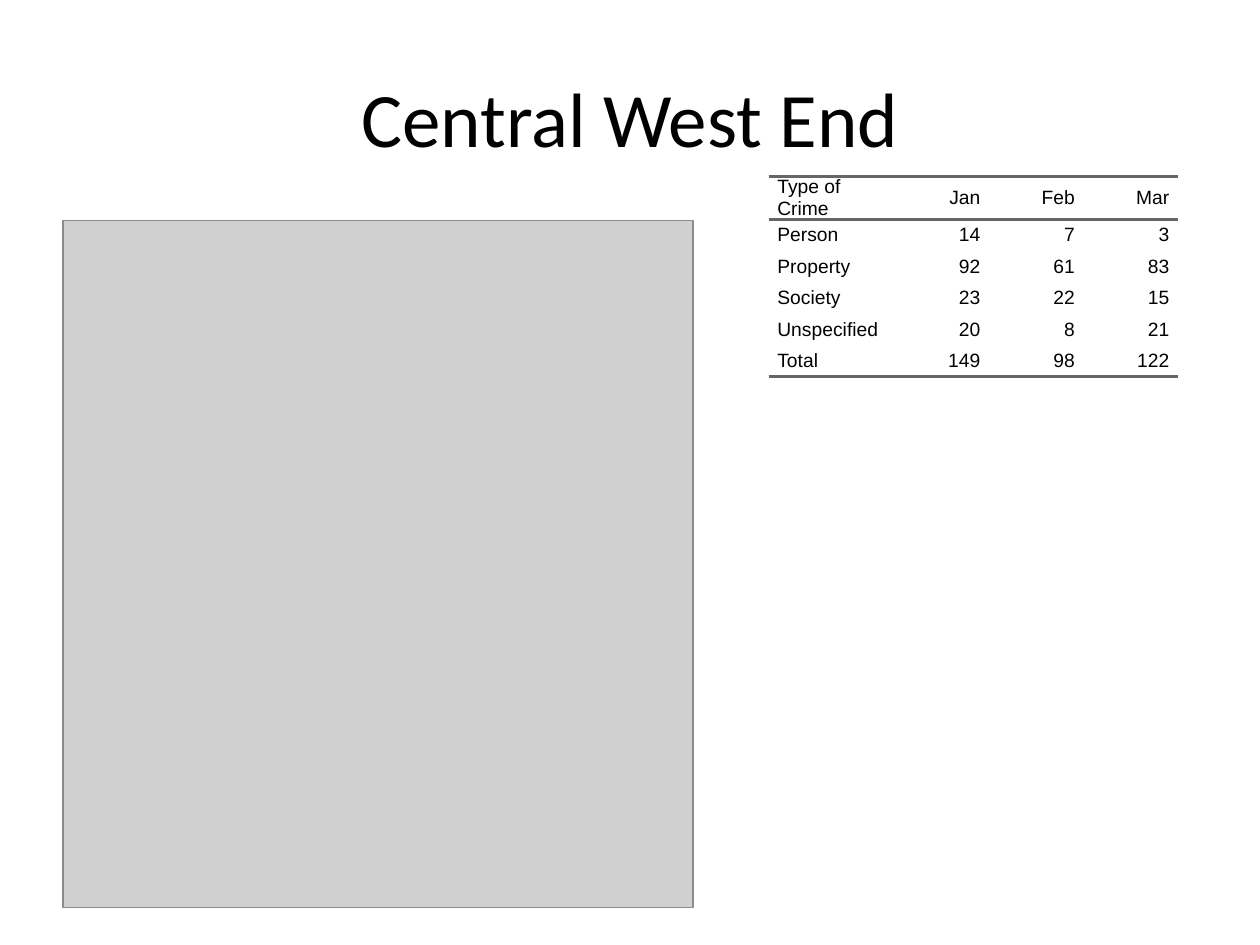
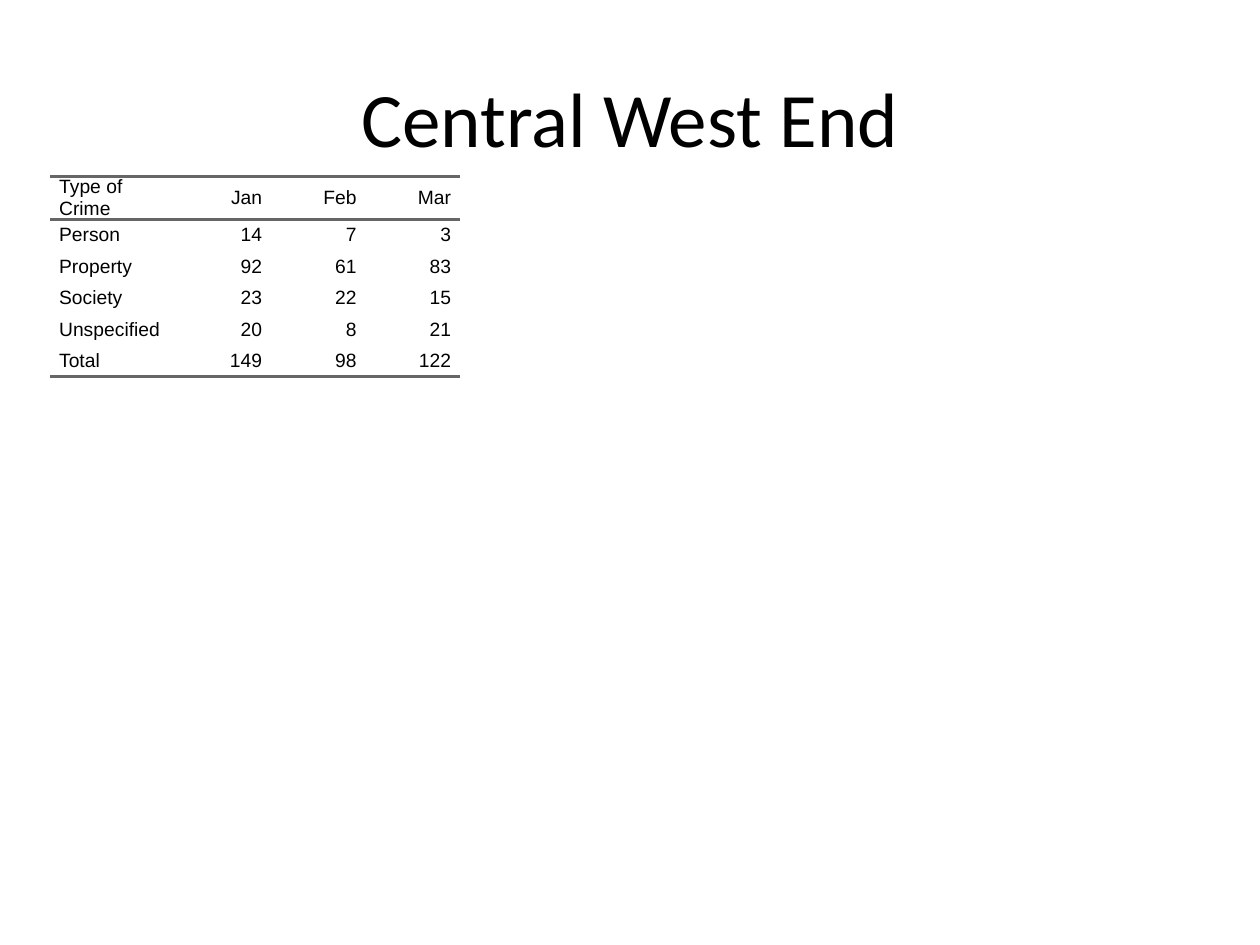
Before and after one commit to wumcrc/monthly-crime-reports, a slide deck: slide 13 of NIBRS/results/test.pptx (slide 12 before the commit). Drawn at 1260x945 pixels with LibreOffice and Linux fonts; fonts in the diff are those of the drawing; grey boxes stand for pictures. Boxes give left, top, right and bottom in pixels: in the first picture for what was removed or moved away, otherwise in the second. Text is boxed around its words. In the diff, an @@ line names an element or a change of style, - is before the commit and + after.

```diff
--- a/NIBRS/results/test.pptx
+++ b/NIBRS/results/test.pptx
@@ table: place and size @@
-table at [769, 176, 1178, 554]
+table at [50, 176, 460, 554]
@@ picture removed at [63, 220, 693, 907] @@
```
Also in this commit, not shown: 2 other slides changed, 3 slides added.
